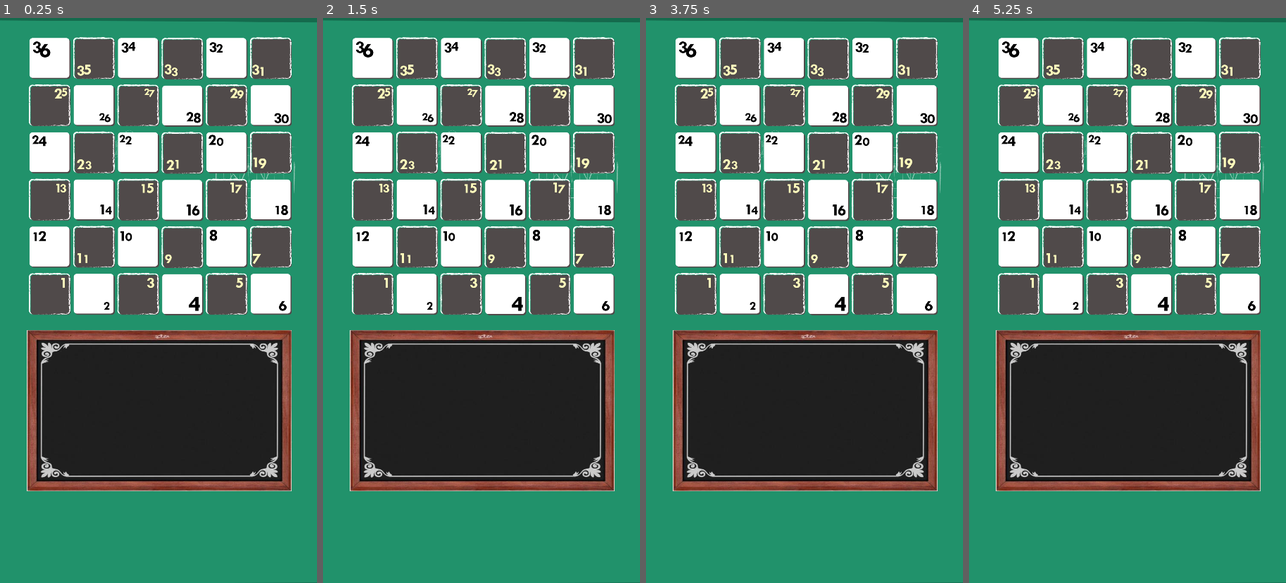
Above: before the commit, frames 1-4 (left to right).
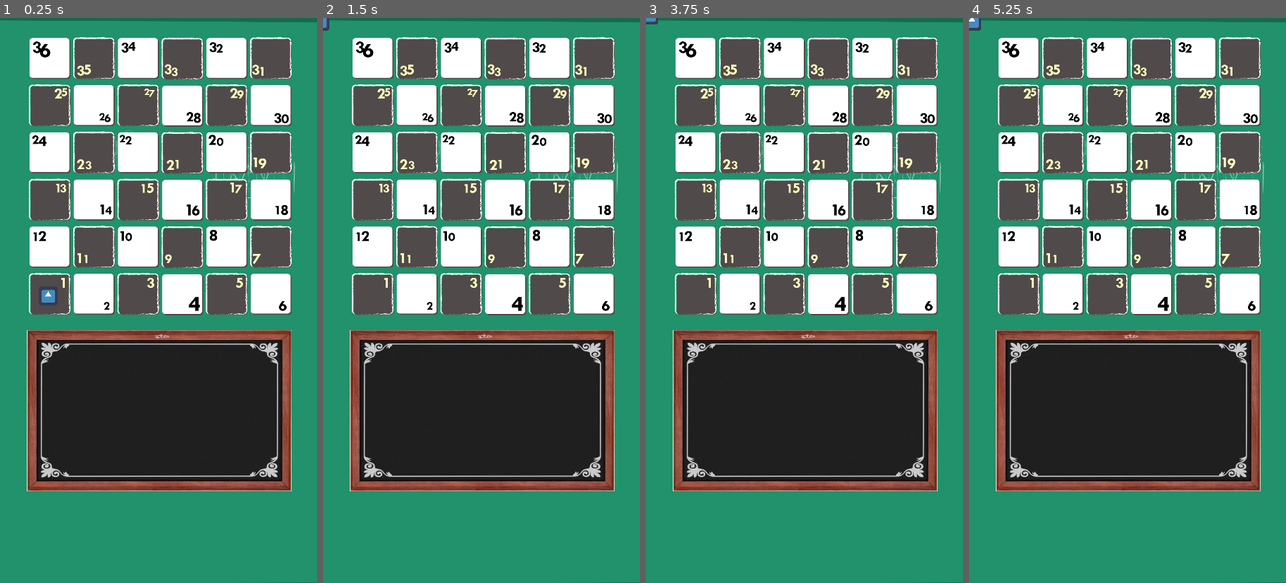
Above: after the commit, the same moments.

Repository: Wildrimak/the-math
Game: Godot game, scene res://scenes/Node2D-Main.tscn
Two runs of this game, one before a commit and one after it. Both use one fixed random seed, a clock stepped at 60 frames per second and the inputs below. The engine's default icon, where the game draws it, is replaced by a stand-in: a white triangle on a blue panel in a dark square.
Inputs:
- Up to frame 1 (0.25 s): no input
- Up to frame 2 (1.5 s): tap Enter at 0.5 s; hold Right (ui_right) 0.53-1.28 s; tap Space at 1.25 s; hold Down (ui_down) from 1.28 s (still down)
- Up to frame 3 (3.75 s): tap Enter at 2, 3.5 s; release Down (ui_down) at 2.03 s; hold Right (ui_right) 2.03-2.78 s; tap Space at 2.75 s; hold Up (ui_up) 2.78-3.53 s; hold Left (ui_left) from 3.53 s (still down)
- Up to frame 4 (5.25 s): tap Space at 4.25 s; release Left (ui_left) at 5.03 s; hold Down (ui_down) from 5.03 s (still down)

The runs differ from the first frame. In frame 1, 0.2% of the frame differs, in the area x 12-19%, y 47-51%; in frame 2, less than 0.1%; in frame 3, less than 0.1%; in frame 4, less than 0.1%.

Commit message:
adicionado movimento

Diff:
--- a/scenes/Node2D-Main.tscn
+++ b/scenes/Node2D-Main.tscn
@@ -1,8 +1,10 @@
-[gd_scene load_steps=4 format=2]
+[gd_scene load_steps=6 format=2]
 
 [ext_resource path="res://images/tela_fundo.png" type="Texture" id=1]
 [ext_resource path="res://images/tabuleiro.png" type="Texture" id=2]
 [ext_resource path="res://images/dark-square.jpg" type="Texture" id=3]
+[ext_resource path="res://icon.png" type="Texture" id=4]
+[ext_resource path="res://scenes/icon.gd" type="Script" id=5]
 
 [node name="Node2D-Main" type="Node2D"]
 
@@ -19,3 +21,8 @@
 position = Vector2( 542.242, 1334.47 )
 scale = Vector2( 1.45802, 1.32221 )
 texture = ExtResource( 3 )
+
+[node name="Sprite-Hero" type="Sprite" parent="."]
+position = Vector2( 163.988, 944.556 )
+texture = ExtResource( 4 )
+script = ExtResource( 5 )
--- /dev/null
+++ b/scenes/icon.gd
@@ -0,0 +1,17 @@
+extends Sprite
+
+var speed = 10
+
+
+func _ready():
+	pass
+
+func _process(delta):
+	if Input.is_action_pressed("ui_up"):
+		$".".position.y = -speed
+	if Input.is_action_pressed("ui_down"):
+		$".".position.y = speed
+	if Input.is_action_pressed("ui_right"):
+		$".".position.x = -speed
+	if Input.is_action_pressed("ui_left"):
+		$".".position.x = speed
